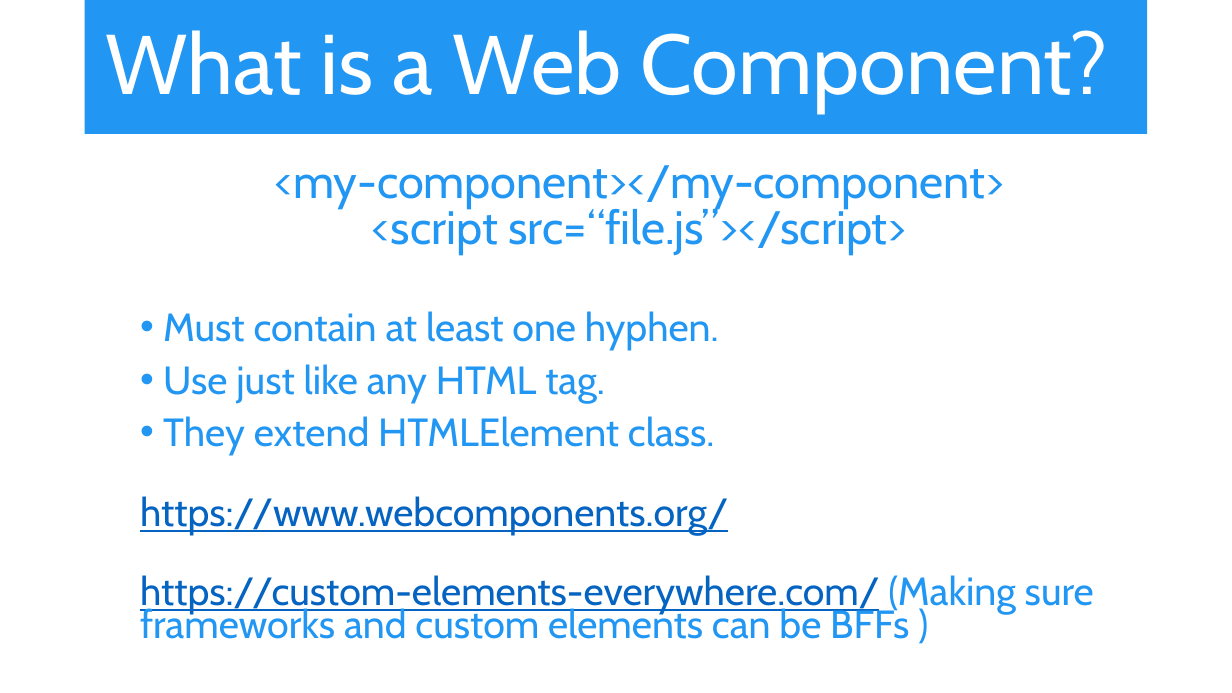
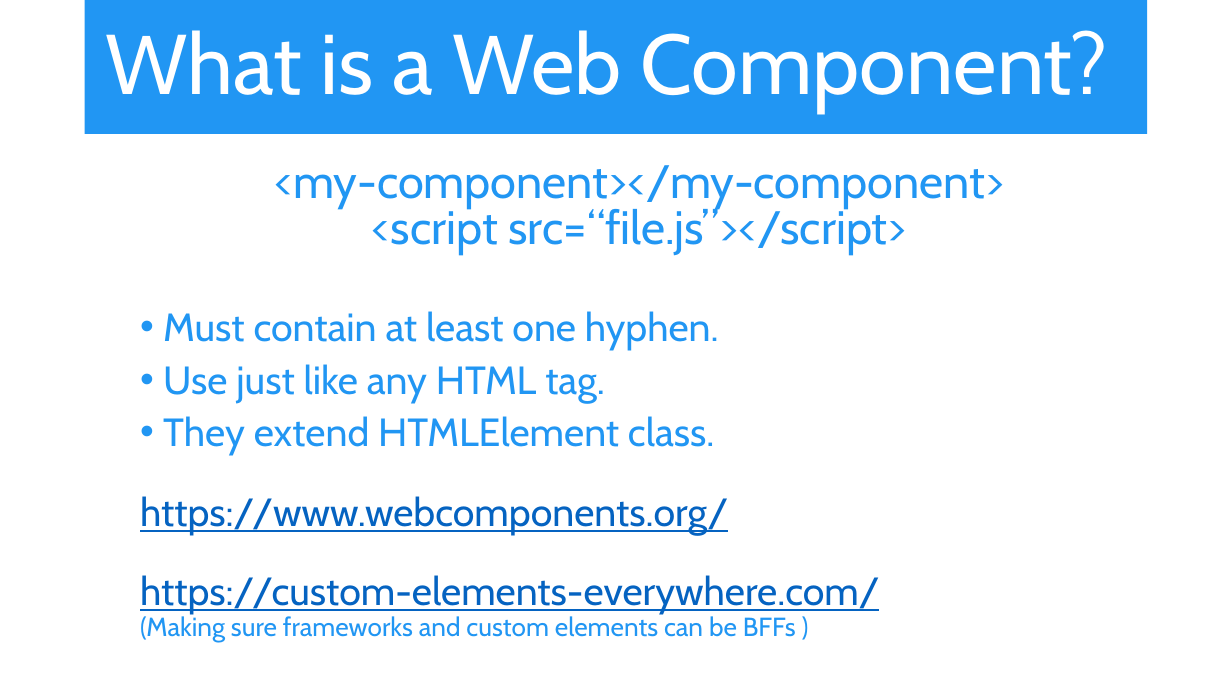
Before and after one commit to iwswordpress/WebComponents, a slide deck: slide 6 of Web-Components.pptx. Drawn at 1232x693 pixels with LibreOffice and Linux fonts; fonts in the diff are those of the drawing. Boxes give left, top, right and bottom in pixels: in the first picture for what was removed or moved away, otherwise in the second. Text is boxed around its words. In the diff, an @@ line names an element or a change of style, - is before the commit and + after.

```diff
--- a/Web-Components.pptx
+++ b/Web-Components.pptx
@@ text at <box>140,575,880,642</box>: text changed; size 30.6 to 20.4 pt @@
-  https://custom-elements-everywhere.com/ (Making sure frameworks and custom elements can be BFFs )
+  https://custom-elements-everywhere.com/
+  (Making sure frameworks and custom elements can be BFFs )
```
Also in this commit, not shown: 2 other slides changed, 1 other file.
